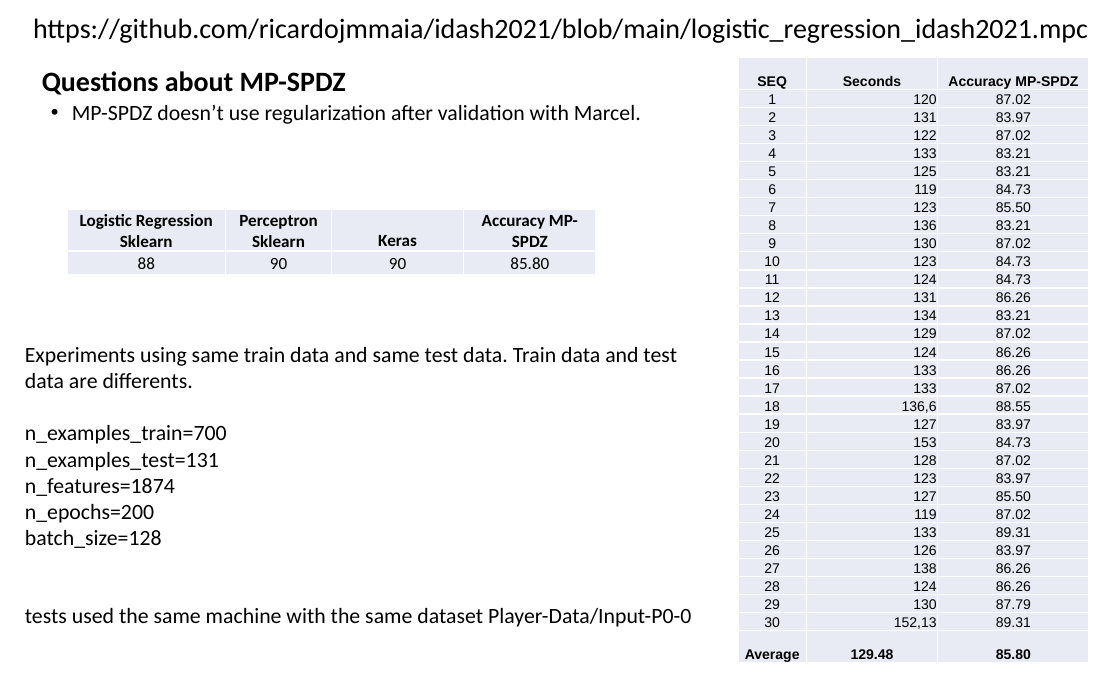
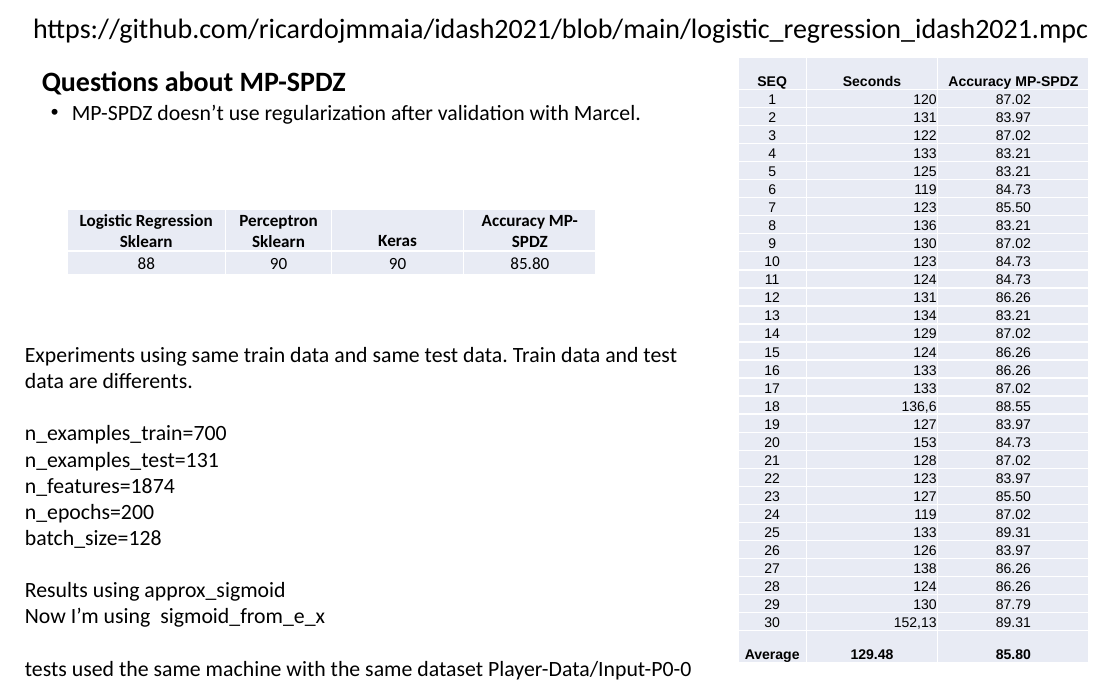
Before and after one commit to DavidByteBit/idash2021, a slide deck: slide 1 of idash2021.pptx. Drawn at 1120x700 pixels with LibreOffice and Linux fonts; fonts in the diff are those of the drawing. Boxes give left, top, right and bottom in pixels: in the first picture for what was removed or moved away, otherwise in the second. Text is boxed around its words. In the diff, an @@ line names an element or a change of style, - is before the commit and + after.

```diff
--- a/idash2021.pptx
+++ b/idash2021.pptx
@@ text at (25, 582, 325, 627): paragraphs added @@
+Results using approx_sigmoid
+Now I’m using sigmoid_from_e_x
```
Also in this commit, not shown: 2 slides added.
